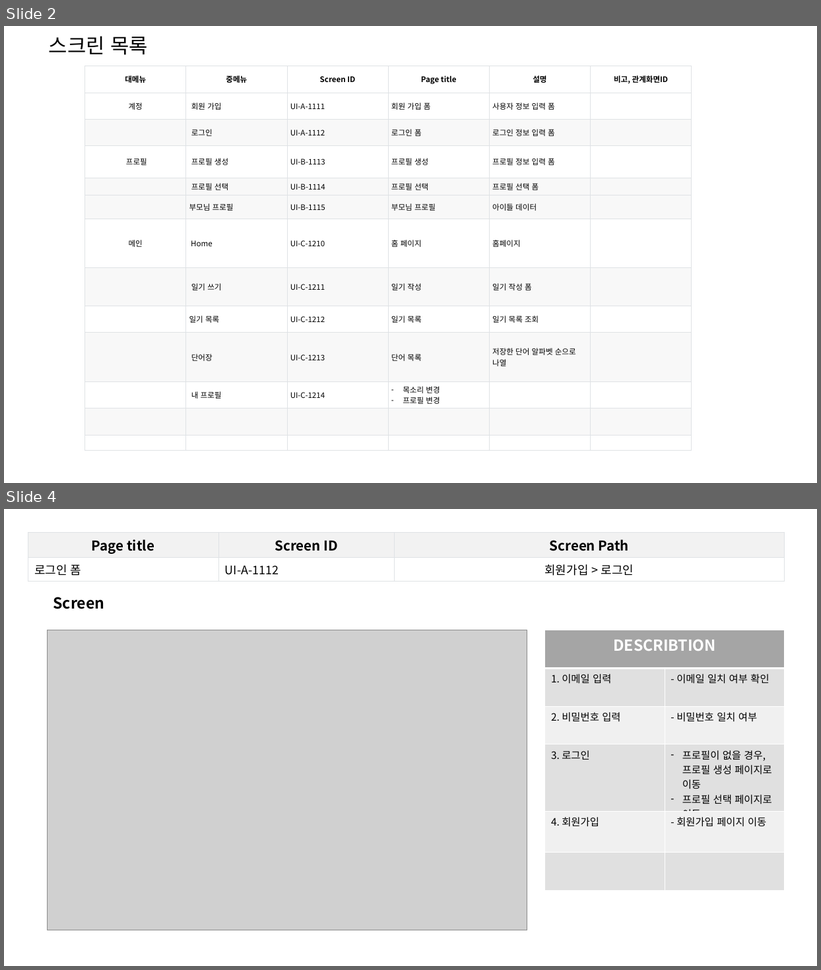
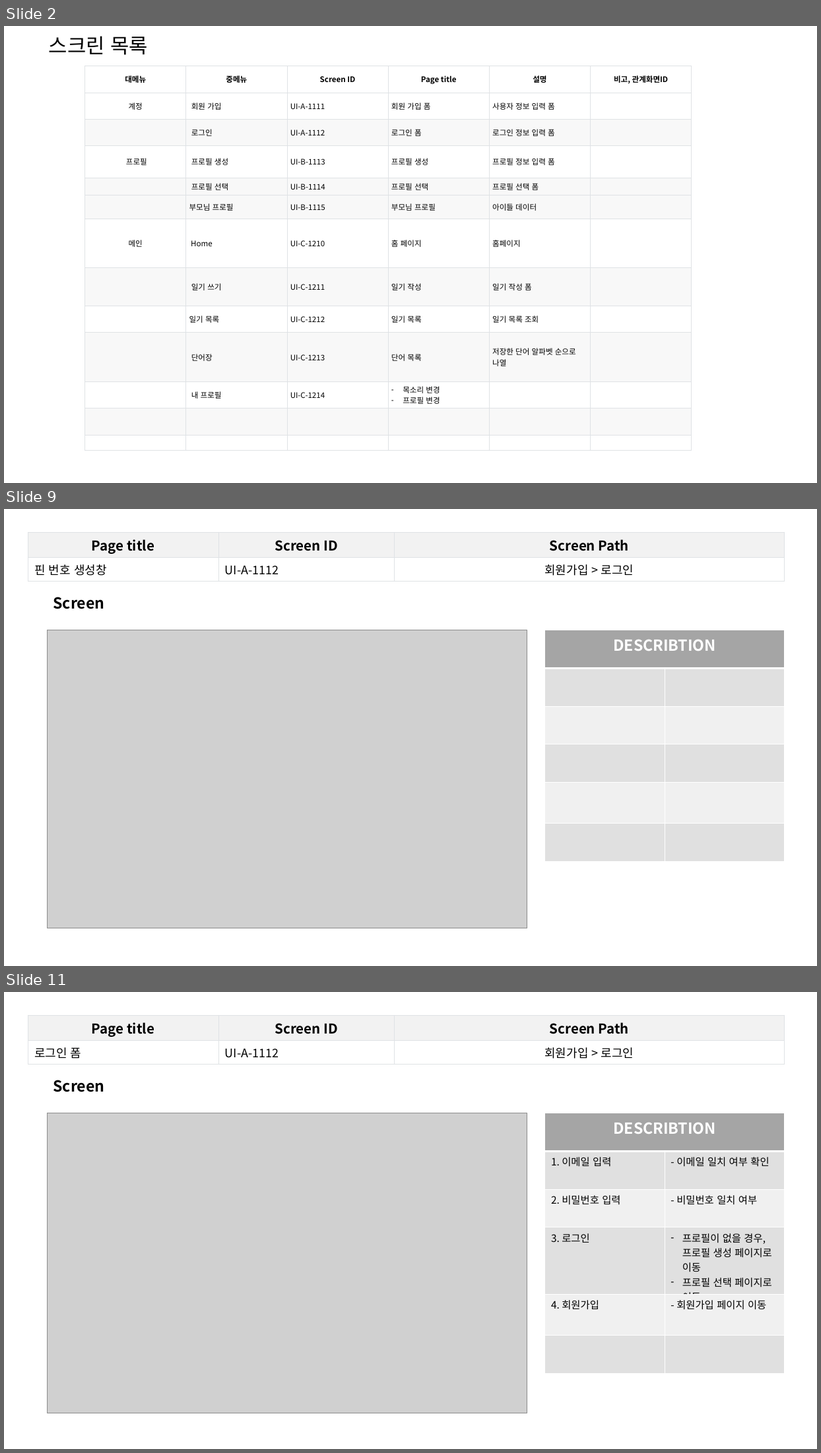
Before and after one commit to jes5918/dinory, a slide deck: 산출물/화면 정의서.pptx. Shown one above the other, each under a label of ours: slides 2 and 4 before the commit, slides 2, 9 and 11 after it; the slides between them are not shown. The pictures are 821x970 and 821x1453 pixels, drawn with LibreOffice and Linux fonts; fonts in the diff are those of the drawing; grey boxes stand for pictures. Boxes give left, top, right and bottom in pixels: in the first picture for what was removed or moved away, otherwise in the second. Text is boxed around its words. In the diff, an @@ line names an element or a change of style, - is before the commit and + after.

```diff
--- a/산출물/화면 정의서.pptx
+++ b/산출물/화면 정의서.pptx
@@ slide 9 added at box(4, 509, 817, 966), background #FFFFFF @@
@@ table added at box(28, 532, 784, 578), 2 rows, 3 columns @@
+Page title | Screen ID | Screen Path
+핀 번호 생성창 | UI-A-1112 | 회원가입 > 로그인
@@ text added at box(54, 597, 105, 609), 18 pt, text #000000, bold @@
+Screen
@@ picture added at box(48, 630, 527, 929) @@
@@ table added at box(545, 630, 784, 862), 6 rows, 2 columns @@
+DESCRIBTION | 
+ | 
+ | 
+ | 
+ | 
+ | 
@@ what was slide 4 is now slide 11 @@
```
Also in this commit, not shown: 5 slides changed, 10 other slides added, 5 other files.
